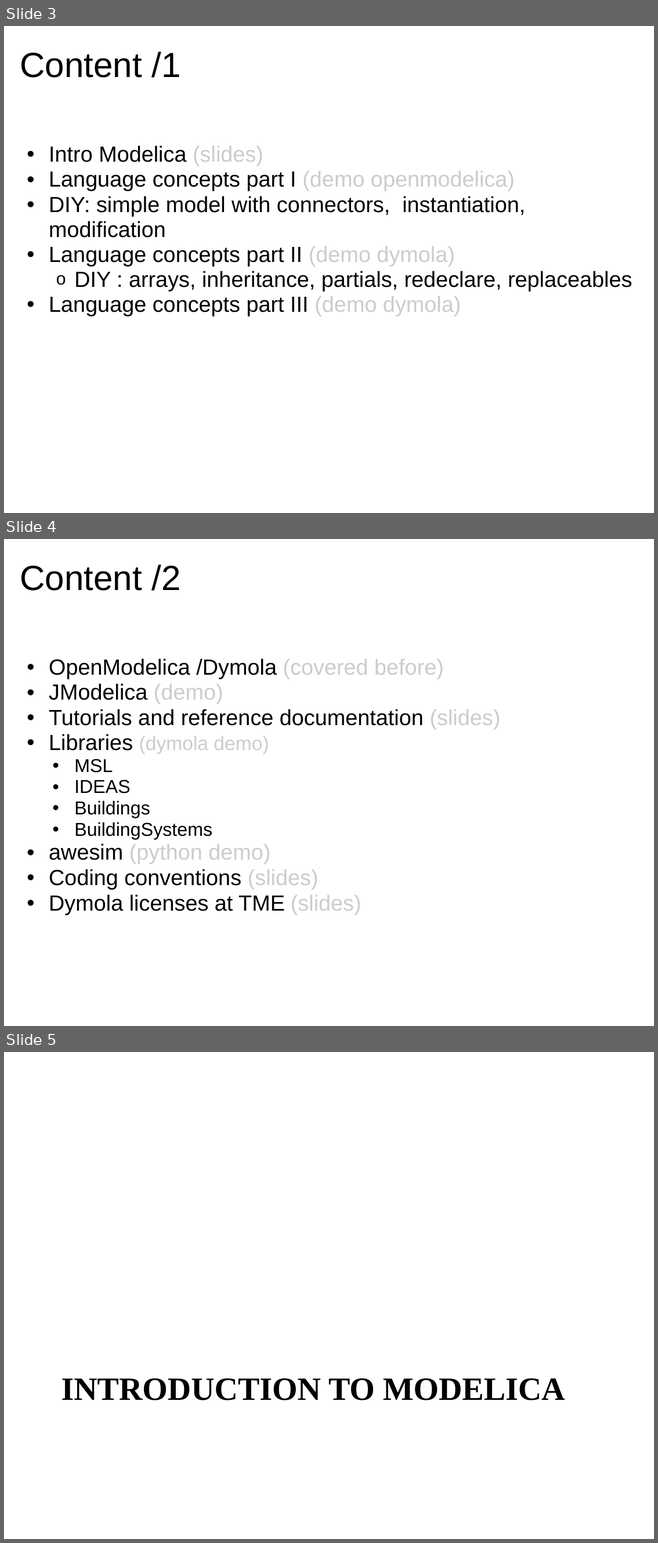
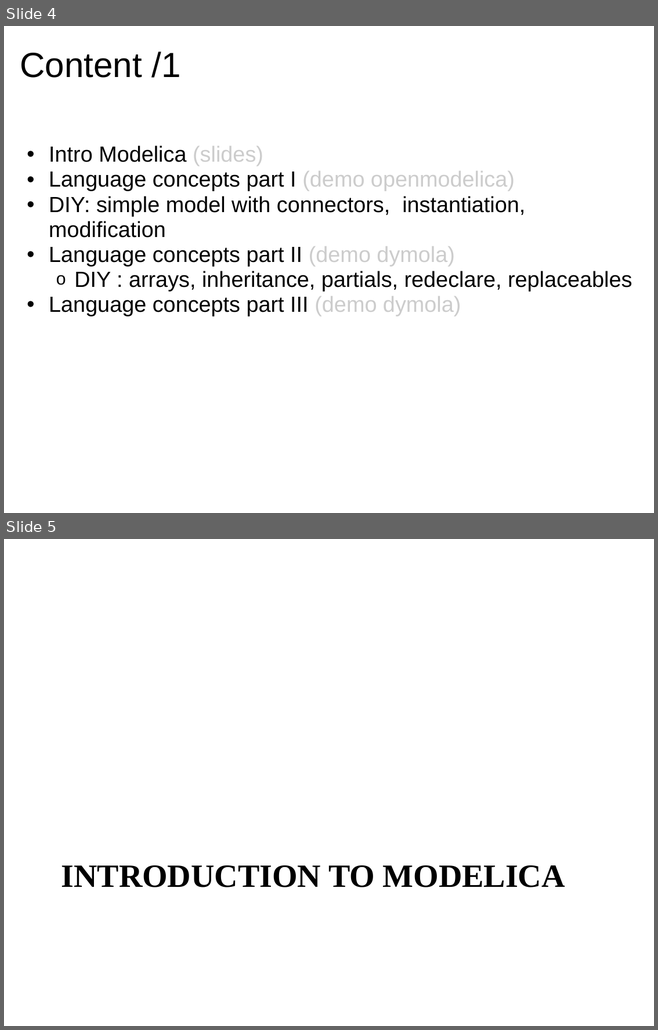
Before and after one commit to open-ideas/__CrashCourse__, a slide deck: Slides/CrashCourse_2012.ppt. Shown one above the other, each under a label of ours: slides 3, 4 and 5 before the commit, slides 4 and 5 after it. The pictures are 658x1543 and 658x1030 pixels, drawn with LibreOffice and Linux fonts; fonts in the diff are those of the drawing. Boxes give left, top, right and bottom in pixels: in the first picture for what was removed or moved away, otherwise in the second. Text is boxed around its words. In the diff, an @@ line names an element or a change of style, - is before the commit and + after.

```diff
--- a/Slides/CrashCourse_2012.ppt
+++ b/Slides/CrashCourse_2012.ppt
@@ slide 4 removed at box(4, 539, 654, 1026), background #FFFFFF @@
@@ title removed at box(20, 565, 181, 591) @@
-Content /2
@@ text removed at box(49, 658, 500, 915) @@
-  • OpenModelica /Dymola (covered before)
-  • JModelica (demo)
-  • Tutorials and reference documentation (slides)
-  • Libraries (dymola demo)
-    • MSL
-    • IDEAS
-    • Buildings
-    • BuildingSystems
-  • awesim (python demo)
-  • Coding conventions (slides)
-  • Dymola licenses at TME (slides)
@@ what was slide 3 is now slide 4 @@
```
Also in this commit, not shown: 6 slides changed, 7 slides added, 2 other files.
